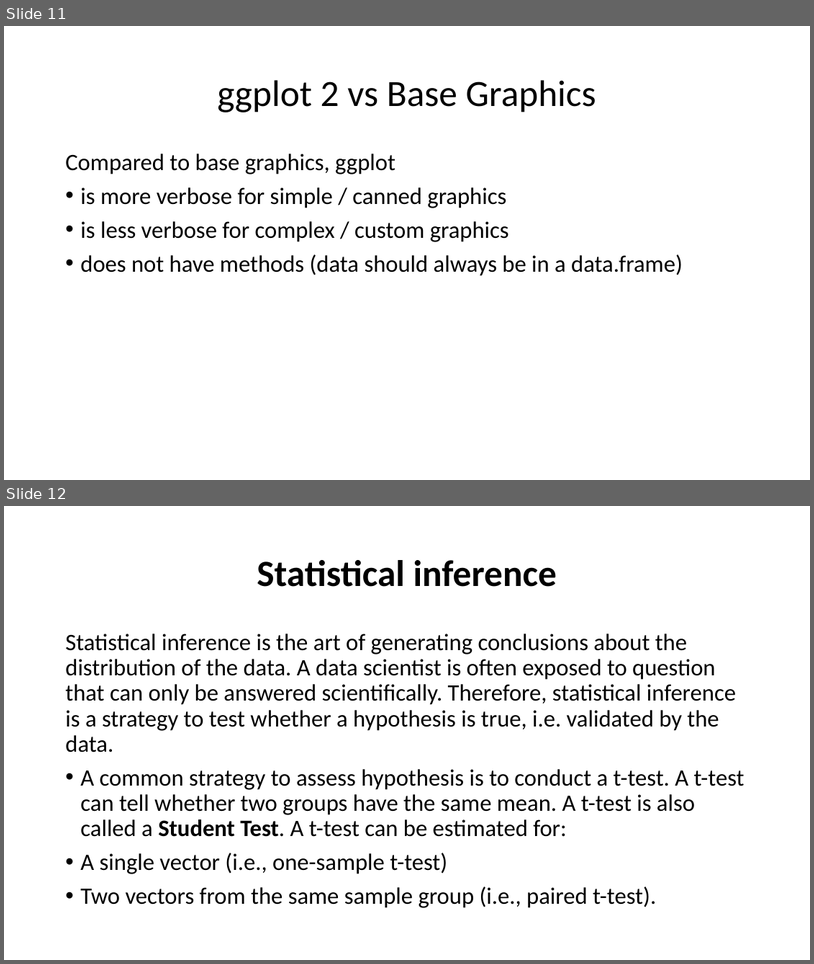
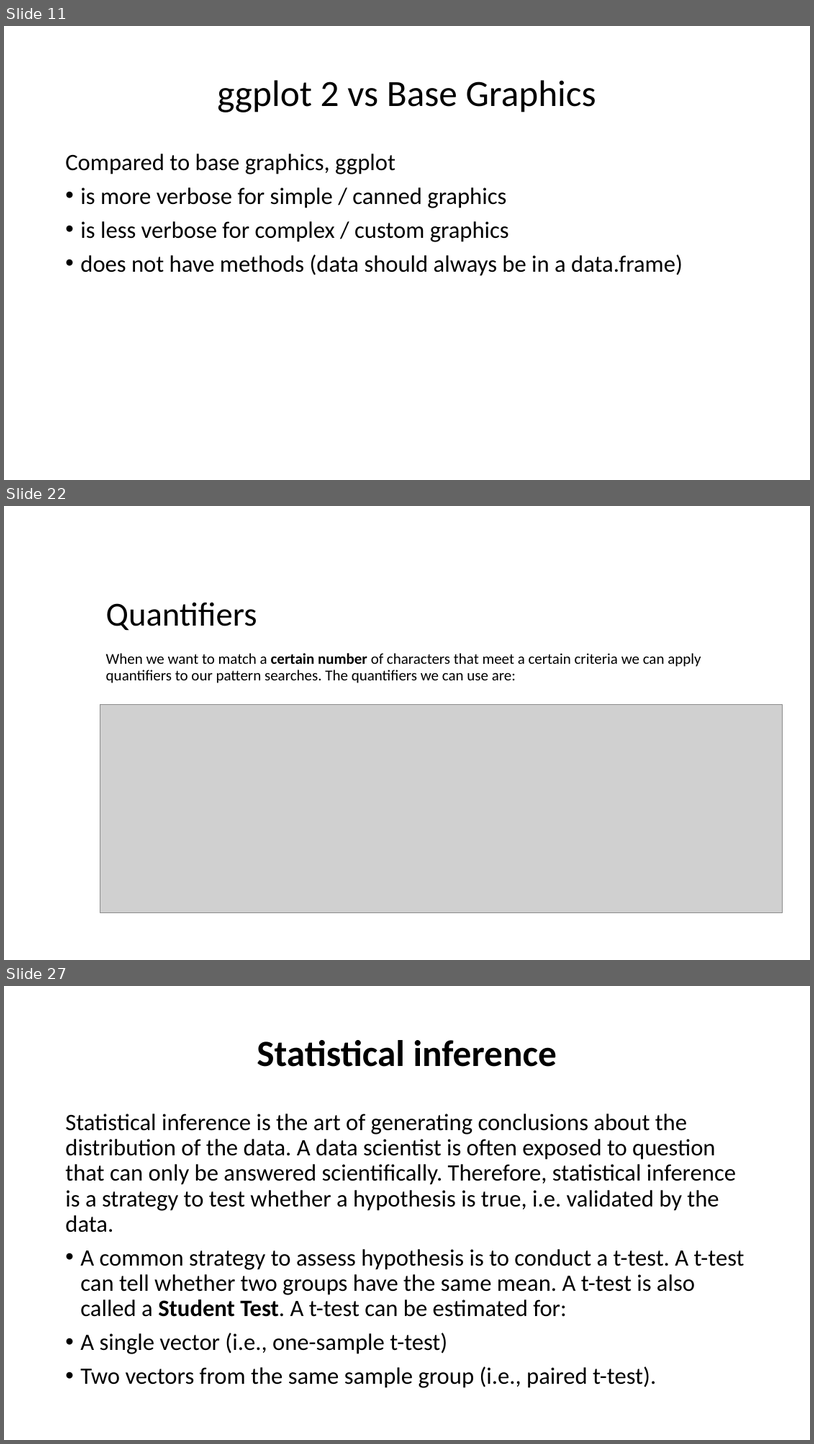
Before and after one commit to brainmentorspvtltd/R_OnlineTraining, a slide deck: RProgramming_ppt.pptx. Shown one above the other, each under a label of ours: slides 11 and 12 before the commit, slides 11, 22 and 27 after it; the slides between them are not shown. The pictures are 814x964 and 814x1444 pixels, drawn with LibreOffice and Linux fonts; fonts in the diff are those of the drawing; grey boxes stand for pictures. Boxes give left, top, right and bottom in pixels: in the first picture for what was removed or moved away, otherwise in the second. Text is boxed around its words. In the diff, an @@ line names an element or a change of style, - is before the commit and + after.

```diff
--- a/RProgramming_ppt.pptx
+++ b/RProgramming_ppt.pptx
@@ slide 22 added at [4, 506, 810, 960], background #FFFFFF @@
@@ title added at [106, 602, 257, 631], 40 pt, text #000000 @@
+Quantifiers
@@ text added at [106, 653, 701, 683], 18 pt, text #000000 @@
+When we want to match a certain number of characters that meet a certain criteria we can apply quantifiers to our pattern searches. The quantifiers we can use are:
@@ picture added at [100, 705, 783, 913] @@
@@ what was slide 12 is now slide 27 @@
```
Also in this commit, not shown: 14 other slides added, 3 other files.
